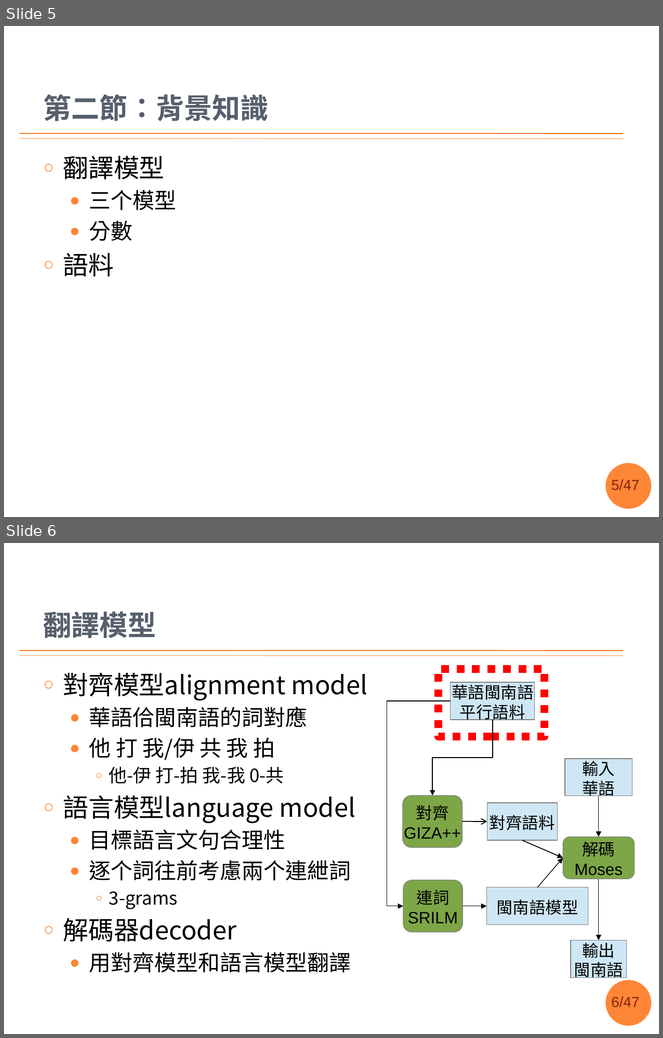
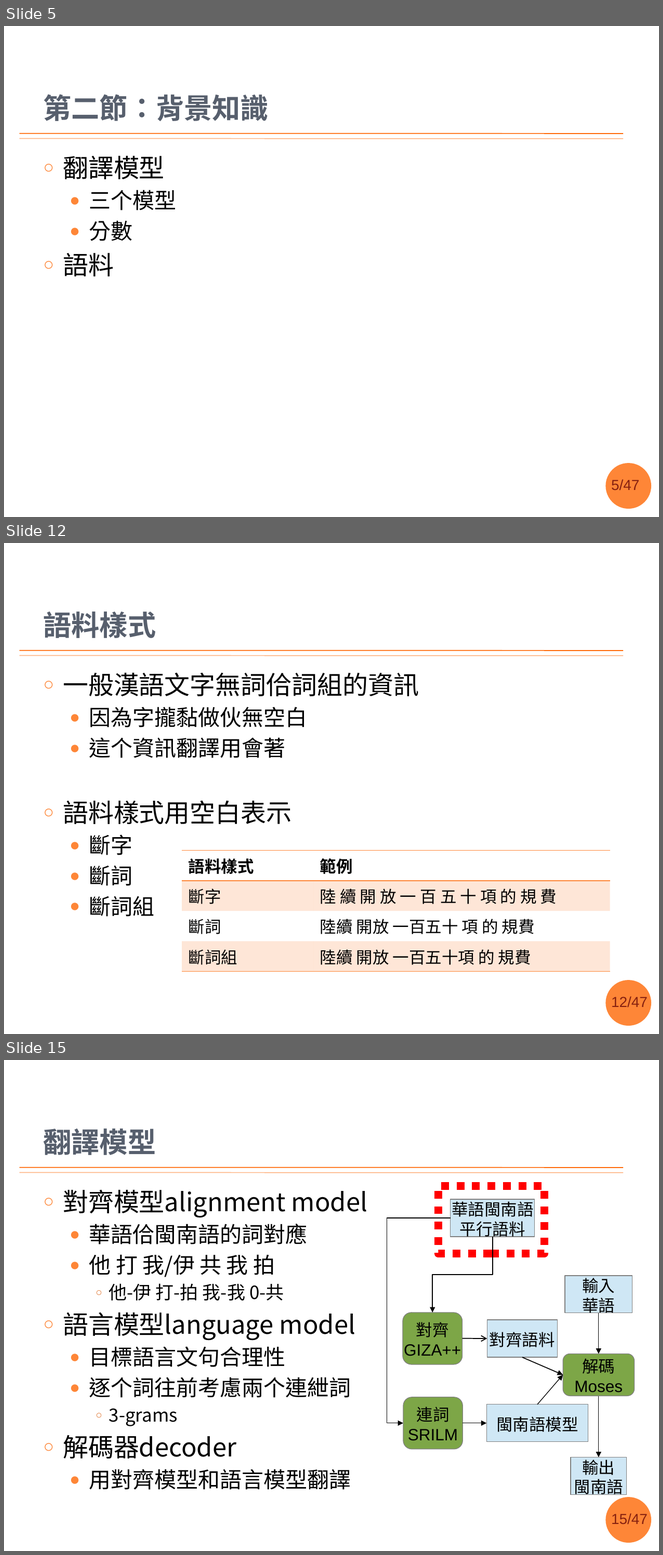
Before and after one commit to sih4sing5hong5/po3-ko3_tau5-iann2-phinn3, a slide deck: 翻譯報告.pptx. Shown one above the other, each under a label of ours: slides 5 and 6 before the commit, slides 5, 12 and 15 after it; the slides between them are not shown. The pictures are 663x1038 and 663x1555 pixels, drawn with LibreOffice and Linux fonts; fonts in the diff are those of the drawing; background and template pictures are left out. Boxes give left, top, right and bottom in pixels: in the first picture for what was removed or moved away, otherwise in the second. Text is boxed around its words. In the diff, an @@ line names an element or a change of style, - is before the commit and + after.

Commit message:
語料部份整理好矣 丞宏

```diff
--- a/翻譯報告.pptx
+++ b/翻譯報告.pptx
@@ slide 12 added at (4,543,659,1034), background #FFFFFF; not listed: 4 template elements that a slide beside it also shows @@
@@ title added at (43,612,156,638), 31 pt, text #575F6D, bold @@
+語料樣式
@@ text added at (63,672,419,917), 24 pt, text #000000 @@
+○ 一般漢語文字無詞佮詞組的資訊
+  ● 因為字攏黏做伙無空白
+  ● 這个資訊翻譯用會著
+○ 語料樣式用空白表示
+  ● 斷字
+  ● 斷詞
+  ● 斷詞組
@@ table added at (182,850,611,967), 4 rows, 2 columns @@
+語料樣式 | 範例
+斷字 | 陸 續 開 放 一 百 五 十 項 的 規 費
+斷詞 | 陸續 開放 一百五十 項 的 規費
+斷詞組 | 陸續 開放 一百五十項 的 規費
@@ what was slide 6 is now slide 15 @@
@@ page number at (611,1514,648,1524): text changed @@
-6/47
+15/47
```
Also in this commit, not shown: 9 slides changed, 1 other slide added, 2 slides removed.
